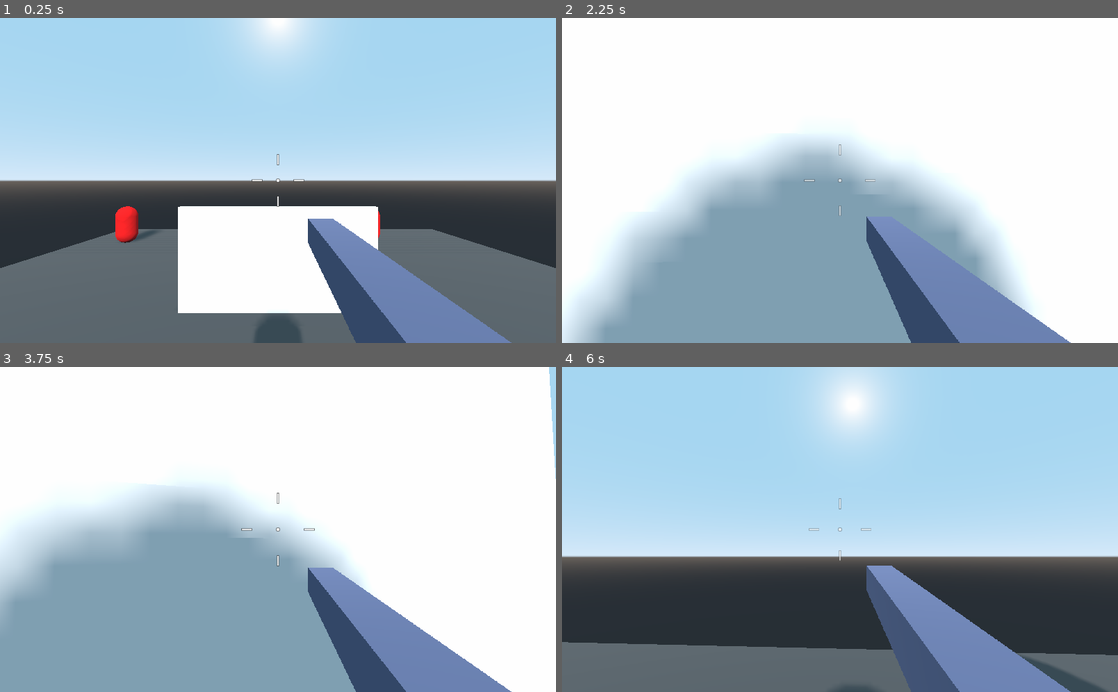
Above: before the commit, frames 1-4 (two rows, left to right).
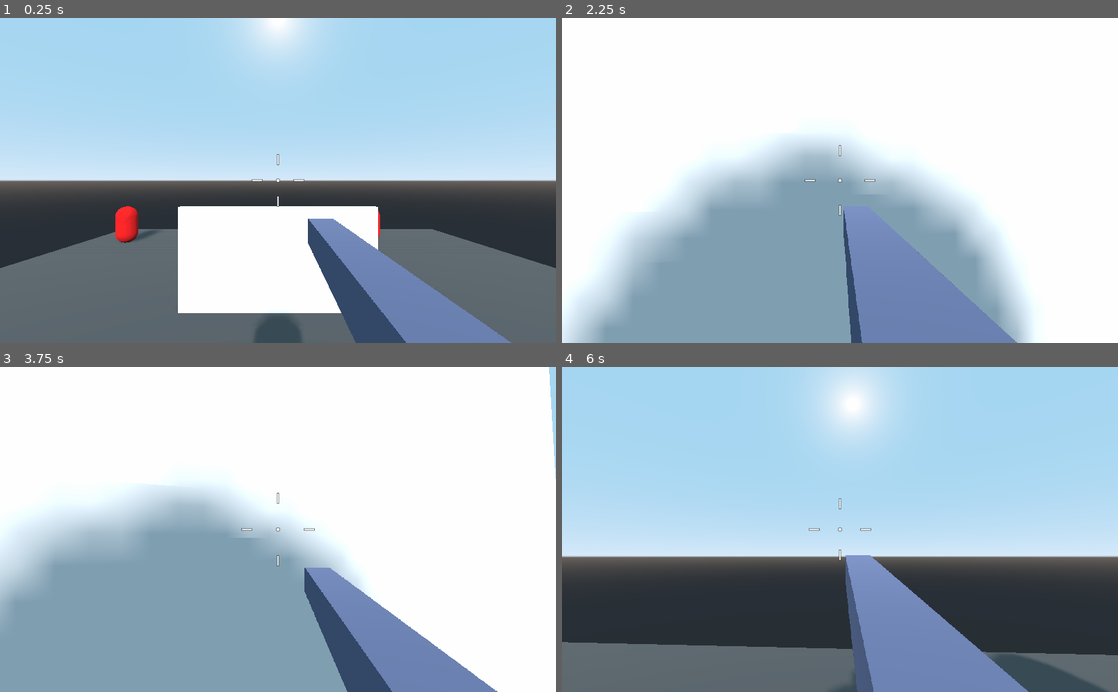
Above: after the commit, the same moments.

Repository: cedmundo/tutorial-fps
Game: Godot game, scene res://Main.tscn
Two runs of this game, one before a commit and one after it. Both use one fixed random seed, a clock stepped at 60 frames per second and the inputs below.
Inputs (mouse positions are in pixels of both pictures, inside the frame that each line leads up to):
- Up to frame 1 (0.25 s): no input
- Up to frame 2 (2.25 s): move the mouse to (867, 180) at 0.52 s; hold Shift (sprint) 0.53-1.28 s; hold W (forward) from 0.53 s (still down); right-click (867, 180) at 0.6 s; tap Space (jump) at 0.77, 1.52 s; move the mouse to (812, 180) at 1.27 s; tap Shift (sprint) at 1.35 s; right-click (812, 180) at 1.55 s; move the mouse to (851, 174) at 2.02 s; hold Shift (sprint) from 2.03 s (still down); right-click (851, 174) at 2.1 s
- Up to frame 3 (3.75 s): keep holding W (forward); move the mouse to (272, 536) at 2.77 s; release Shift (sprint) at 2.78 s; click (272, 536) at 2.85 s; tap Space (jump) at 3.02 s; right-click (272, 536) at 3.05 s; move the mouse to (316, 532) at 3.52 s; hold Shift (sprint) from 3.53 s (still down)
- Up to frame 4 (6 s): tap Space (jump) at 3.77, 4.52 s; move the mouse to (795, 526) at 4.27 s; release Shift (sprint) at 4.28 s; right-click (795, 526) at 4.35 s; move the mouse to (845, 529) at 5.02 s; hold Shift (sprint) 5.03-5.78 s; move the mouse to (817, 523) at 5.77 s; release W (forward) at 5.78 s; hold D (right) from 5.78 s (still down); right-click (817, 523) at 5.85 s

The runs differ from the first frame. In frame 1, less than 0.1% of the frame differs, in the area x 55-76%, y 62-100%; in frame 2, 6.2%, in the area x 43-92%, y 38-100%; in frame 3, 1.6%; in frame 4, 6.1%.

Commit message:
Sway with animation, add animation tree and move code to weapon

Diff:
--- a/Player.gd
+++ b/Player.gd
@@ -15,7 +15,6 @@
 export(float) var standing_accuracy = 60.0
 export(float) var walking_accuracy = 30.0
 export(float) var sprinting_accuracy = 10.0
-export(float) var ads_accuracy_bonus = 30.0
 export(float) var accuracy_change_speed = 15.0
 
 var velocity = Vector3.ZERO
@@ -23,19 +22,16 @@
 var snap = Vector3.ZERO
 var target_accuracy : float
 var accuracy : float
-var accuracy_bonus : float
 
 onready var camera = $Camera
 onready var weapon_camera = $Camera/WeaponViewport/Viewport/WeaponCamera
 onready var aim_ray = $Camera/AimRay
 onready var muzzle = $Camera/Weapon/Muzzle
-onready var weapon_anim = $WeaponAnimationPlayer
 onready var crosshair = $Crosshair
 onready var weapon = $Camera/Weapon
 
 func _ready():
 	Input.set_mouse_mode(Input.MOUSE_MODE_CAPTURED)
-	weapon_anim.play_backwards("ADS")
 	target_accuracy = standing_accuracy
 
 func _input(event):
@@ -54,16 +50,9 @@
 
 func _process(delta):
 	weapon_camera.global_transform = camera.global_transform
-	if Input.is_action_just_pressed("ads"):
-		weapon_anim.play("ADS")
-		accuracy_bonus = ads_accuracy_bonus
-
-	if Input.is_action_just_released("ads"):
-		weapon_anim.play_backwards("ADS")
-		accuracy_bonus = 0
 
 	# Visualize the accuracy
-	accuracy = lerp(accuracy, target_accuracy + accuracy_bonus, accuracy_change_speed * delta)
+	accuracy = lerp(accuracy, target_accuracy + weapon.accuracy_bonus, accuracy_change_speed * delta)
 	crosshair.accuracy = accuracy
 
 func _physics_process(delta):
@@ -109,10 +98,13 @@
 	var ideal_velocity = direction * speed + gravity_vec
 	if abs(sprint_speed - ideal_velocity.length()) <= speed_threshold:
 		target_accuracy = sprinting_accuracy
+		weapon.is_moving = true
 	elif abs(walking_speed - ideal_velocity.length()) <= speed_threshold:
 		target_accuracy = walking_accuracy
+		weapon.is_moving = true
 	else:
 		target_accuracy = standing_accuracy
+		weapon.is_moving = false
 
 	# Aiming and shooting
 	if Input.is_action_just_pressed("fire"):
--- a/Player.tscn
+++ b/Player.tscn
@@ -22,38 +22,91 @@
 
 [sub_resource type="Animation" id=5]
 resource_name = "ADS"
-length = 0.2
-tracks/0/type = "transform"
-tracks/0/path = NodePath("Camera/Weapon")
+length = 0.1
+tracks/0/type = "value"
+tracks/0/path = NodePath("Camera/Weapon:translation")
 tracks/0/interp = 1
 tracks/0/loop_wrap = true
 tracks/0/imported = false
 tracks/0/enabled = true
-tracks/0/keys = PoolRealArray(  )
-tracks/1/type = "value"
-tracks/1/path = NodePath("Camera/Weapon:translation")
-tracks/1/interp = 1
-tracks/1/loop_wrap = true
-tracks/1/imported = false
-tracks/1/enabled = true
-tracks/1/keys = {
-"times": PoolRealArray( 0, 0.2 ),
-"transitions": PoolRealArray( 1, 1 ),
+tracks/0/keys = {
+"times": PoolRealArray( 0 ),
+"transitions": PoolRealArray( 1 ),
 "update": 0,
-"values": [ Vector3( 0.343985, -0.409321, -0.883709 ), Vector3( 0, -0.211, -0.884 ) ]
-}
-tracks/2/type = "value"
-tracks/2/path = NodePath("Crosshair:modulate")
-tracks/2/interp = 1
-tracks/2/loop_wrap = true
-tracks/2/imported = false
-tracks/2/enabled = true
-tracks/2/keys = {
-"times": PoolRealArray( 0, 0.05 ),
-"transitions": PoolRealArray( 1, 0.108819 ),
+"values": [ Vector3( 0, -0.211, -0.884 ) ]
+}
+
+[sub_resource type="Animation" id=6]
+resource_name = "Steady"
+length = 0.1
+loop = true
+tracks/0/type = "value"
+tracks/0/path = NodePath("Camera/Weapon:translation")
+tracks/0/interp = 1
+tracks/0/loop_wrap = true
+tracks/0/imported = false
+tracks/0/enabled = true
+tracks/0/keys = {
+"times": PoolRealArray( 0 ),
+"transitions": PoolRealArray( 1 ),
 "update": 0,
-"values": [ Color( 1, 1, 1, 1 ), Color( 1, 1, 1, 0 ) ]
-}
+"values": [ Vector3( 0.343985, -0.409321, -0.883709 ) ]
+}
+
+[sub_resource type="Animation" id=7]
+resource_name = "Sway"
+length = 2.0
+loop = true
+tracks/0/type = "value"
+tracks/0/path = NodePath("Camera/Weapon:translation")
+tracks/0/interp = 1
+tracks/0/loop_wrap = true
+tracks/0/imported = false
+tracks/0/enabled = true
+tracks/0/keys = {
+"times": PoolRealArray( 0, 0.5, 1, 1.5, 2 ),
+"transitions": PoolRealArray( 1, 1, 1, 1, 1 ),
+"update": 0,
+"values": [ Vector3( 0.343985, -0.409321, -0.883709 ), Vector3( 0.244, -0.409, -0.884 ), Vector3( 0.343985, -0.409321, -0.883709 ), Vector3( 0.444, -0.409, -0.884 ), Vector3( 0.343985, -0.409321, -0.883709 ) ]
+}
+
+[sub_resource type="AnimationNodeAnimation" id=11]
+animation = "ADS"
+
+[sub_resource type="AnimationNodeAnimation" id=10]
+animation = "Steady"
+
+[sub_resource type="AnimationNodeAnimation" id=14]
+animation = "Sway"
+
+[sub_resource type="AnimationNodeStateMachineTransition" id=12]
+advance_condition = "IsADS"
+xfade_time = 0.2
+
+[sub_resource type="AnimationNodeStateMachineTransition" id=13]
+advance_condition = "NotIsADS"
+
+[sub_resource type="AnimationNodeStateMachineTransition" id=15]
+advance_condition = "IsMoving"
+
+[sub_resource type="AnimationNodeStateMachineTransition" id=16]
+advance_condition = "NotIsMoving"
+
+[sub_resource type="AnimationNodeStateMachineTransition" id=17]
+advance_condition = "IsADS"
+xfade_time = 0.2
+
+[sub_resource type="AnimationNodeStateMachine" id=8]
+states/ADS/node = SubResource( 11 )
+states/ADS/position = Vector2( 640, 90 )
+states/Steady/node = SubResource( 10 )
+states/Steady/position = Vector2( 366, 90 )
+states/Sway/node = SubResource( 14 )
+states/Sway/position = Vector2( 511, 224 )
+transitions = [ "Steady", "ADS", SubResource( 12 ), "ADS", "Steady", SubResource( 13 ), "Steady", "Sway", SubResource( 15 ), "Sway", "Steady", SubResource( 16 ), "Sway", "ADS", SubResource( 17 ) ]
+start_node = "Steady"
+
+[sub_resource type="AnimationNodeStateMachinePlayback" id=9]
 
 [node name="Player" type="KinematicBody"]
 transform = Transform( 1, 0, 0, 0, 1, 0, 0, 0, 1, 0, 1.85, 0 )
@@ -69,7 +122,7 @@
 
 [node name="Weapon" type="MeshInstance" parent="Camera"]
 transform = Transform( 1, 0, 0, 0, 1, 0, 0, 0, 1, 0.343985, -0.409321, -0.883709 )
-layers = 2
+layers = 3
 mesh = SubResource( 2 )
 material/0 = null
 script = ExtResource( 6 )
@@ -77,6 +130,8 @@
 camera_path = NodePath("..")
 muzzle_path = NodePath("Muzzle")
 player_path = NodePath("../..")
+animation_tree_path = NodePath("../../AnimationTree")
+crosshair_path = NodePath("../../Crosshair")
 recoil_pattern = [ Vector2( 1, 2 ), Vector2( 1, -1 ), Vector2( 1, 3 ) ]
 
 [node name="Muzzle" type="Spatial" parent="Camera/Weapon"]
@@ -111,8 +166,10 @@
 mesh = SubResource( 4 )
 material/0 = null
 
-[node name="WeaponAnimationPlayer" type="AnimationPlayer" parent="."]
+[node name="AnimationPlayer" type="AnimationPlayer" parent="."]
 anims/ADS = SubResource( 5 )
+anims/Steady = SubResource( 6 )
+anims/Sway = SubResource( 7 )
 
 [node name="Crosshair" type="VBoxContainer" parent="."]
 anchor_left = 0.5
@@ -170,3 +227,13 @@
 margin_bottom = 58.0
 texture = ExtResource( 3 )
 stretch_mode = 4
+
+[node name="AnimationTree" type="AnimationTree" parent="."]
+tree_root = SubResource( 8 )
+anim_player = NodePath("../AnimationPlayer")
+active = true
+parameters/playback = SubResource( 9 )
+parameters/conditions/IsADS = false
+parameters/conditions/IsMoving = false
+parameters/conditions/NotIsADS = true
+parameters/conditions/NotIsMoving = true
--- a/Weapon.gd
+++ b/Weapon.gd
@@ -6,15 +6,40 @@
 export(NodePath) var camera_path : NodePath
 export(NodePath) var muzzle_path : NodePath
 export(NodePath) var player_path : NodePath
+export(NodePath) var animation_tree_path : NodePath
+export(NodePath) var crosshair_path : NodePath
 export(Array, Vector2) var recoil_pattern : Array
 export(float) var damage = 20.0
+export(float) var ads_accuracy_bonus = 30.0
 
 onready var aim_ray = get_node(aim_ray_path)
 onready var camera = get_node(camera_path)
 onready var muzzle = get_node(muzzle_path)
 onready var player = get_node(player_path)
+onready var animation_tree = get_node(animation_tree_path)
+onready var crosshair = get_node(crosshair_path)
 
 var recoil_position = 0
+var accuracy_bonus : float
+var is_ads = false
+var is_moving = false
+
+func _process(_delta):
+	if Input.is_action_just_pressed("ads"):
+		accuracy_bonus = ads_accuracy_bonus
+		is_ads = true
+		crosshair.modulate = Color(1, 1, 1, 0)
+
+	if Input.is_action_just_released("ads"):
+		accuracy_bonus = 0
+		is_ads = false
+		crosshair.modulate = Color(1, 1, 1, 1)
+
+	animation_tree.set("parameters/conditions/IsADS", is_ads)
+	animation_tree.set("parameters/conditions/NotIsADS", not is_ads)
+	animation_tree.set("parameters/conditions/IsMoving", is_moving)
+	animation_tree.set("parameters/conditions/NotIsMoving", not is_moving)
+
 
 func shoot(accuracy : float):
 	var space = get_world().direct_space_state
Not shown: 1 places in Player.tscn that only renumber resources
